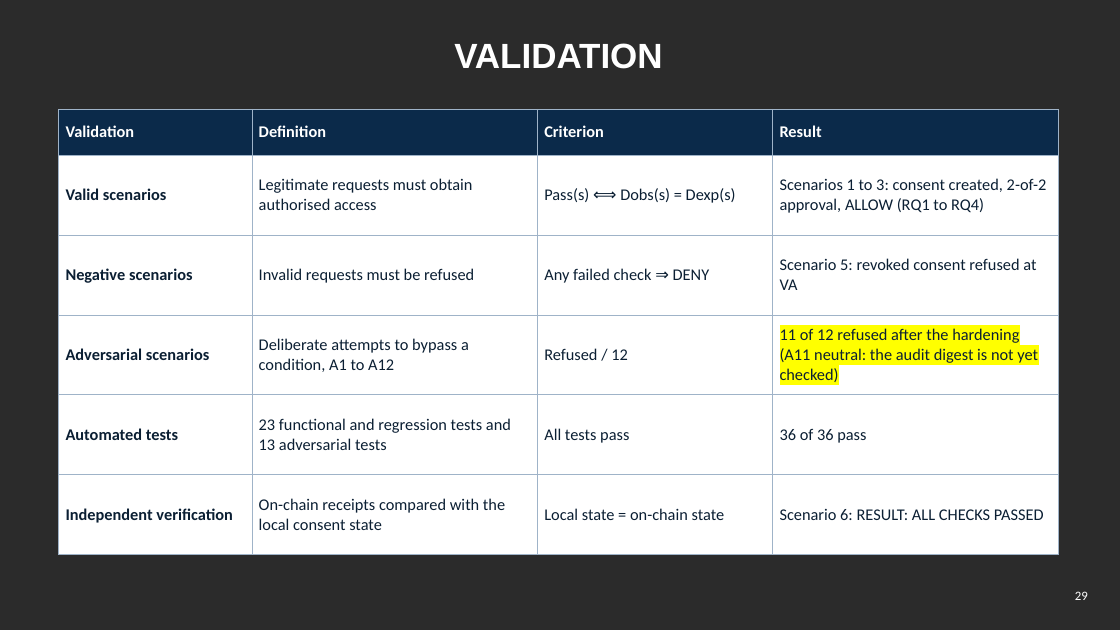
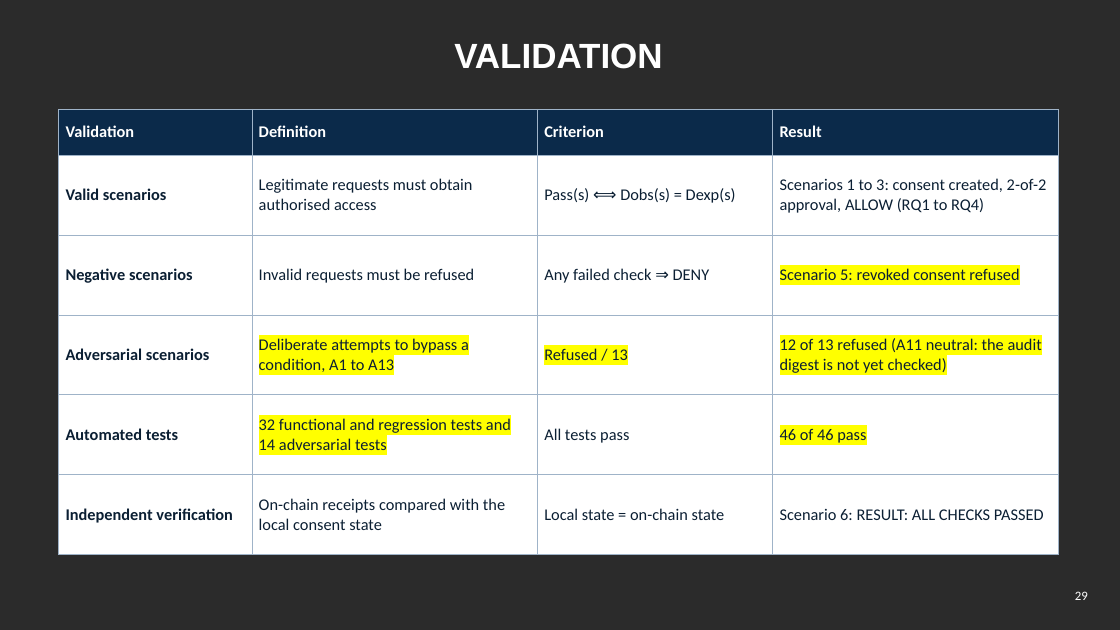
Before and after one commit to yasir12345678900/HealthRWA-Sepolia-Personal-try, a slide deck: slide 29 of docs/Yasir_CA2_Reassessment_Slides_YELLOW_changes.pptx. Drawn at 1120x630 pixels with LibreOffice and Linux fonts; fonts in the diff are those of the drawing; background and template pictures are left out; a plain dark background stands for a picture behind light text. Boxes give left, top, right and bottom in pixels: in the first picture for what was removed or moved away, otherwise in the second. Text is boxed around its words. In the diff, an @@ line names an element or a change of style, - is before the commit and + after.

```diff
--- a/docs/Yasir_CA2_Reassessment_Slides_YELLOW_changes.pptx
+++ b/docs/Yasir_CA2_Reassessment_Slides_YELLOW_changes.pptx
@@ table at (59, 109, 1059, 534) @@
-row 3, column 4: Scenario 5: revoked consent refused at VA
+row 3, column 4: Scenario 5: revoked consent refused
-row 4: Adversarial scenarios | Deliberate attempts to bypass a condition, A1 to A12 | Refused / 12 | 11 of 12 refused after the hardening (A11 neutral: the audit digest is not yet checked)
+row 4: Adversarial scenarios | Deliberate attempts to bypass a condition, A1 to A13 | Refused / 13 | 12 of 13 refused (A11 neutral: the audit digest is not yet checked)
-row 5, column 2: 23 functional and regression tests and 13 adversarial tests
+row 5, column 2: 32 functional and regression tests and 14 adversarial tests
-row 5, column 4: 36 of 36 pass
+row 5, column 4: 46 of 46 pass
```
Also in this commit, not shown: 6 other slides changed, 10 other files.
